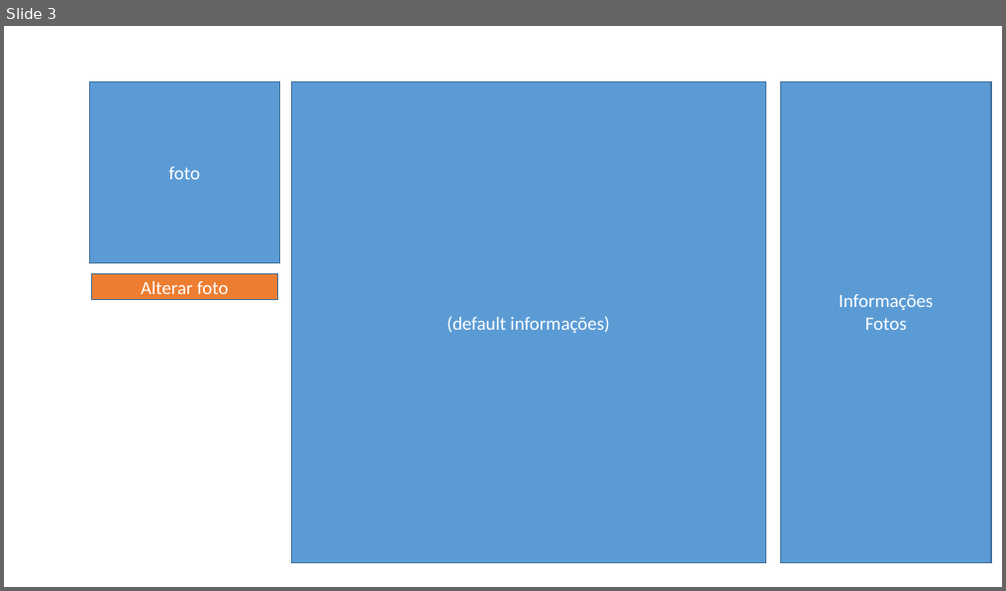
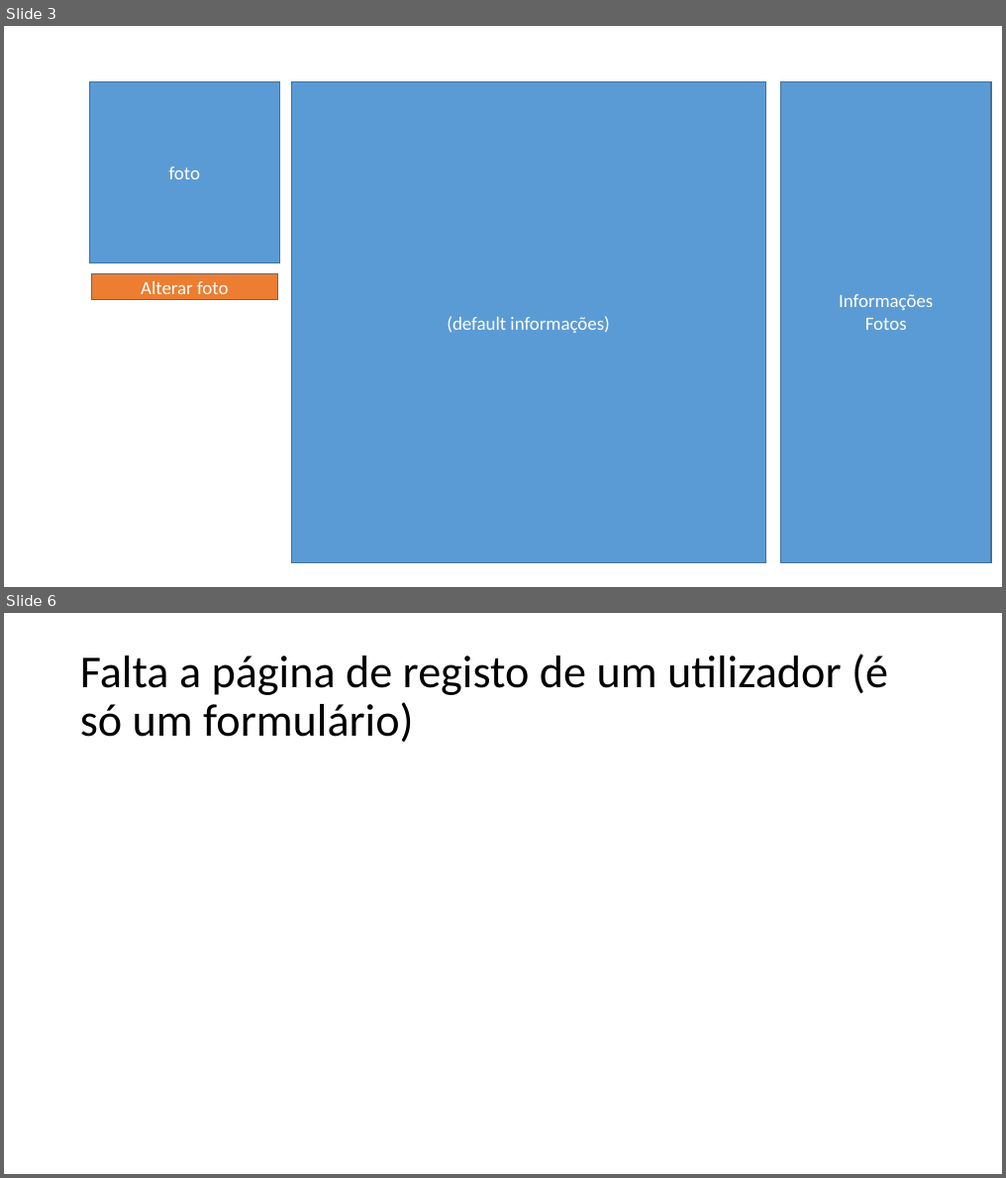
Before and after one commit to andreiacarodrigues/FEUP-LTW, a slide deck: Resources/ltw.odp. Shown one above the other, each under a label of ours: slide 3 before the commit, slides 3 and 6 after it; the slides between them are not shown. The pictures are 1006x591 and 1006x1178 pixels, drawn with LibreOffice and Linux fonts; fonts in the diff are those of the drawing. Boxes give left, top, right and bottom in pixels: in the first picture for what was removed or moved away, otherwise in the second. Text is boxed around its words. In the diff, an @@ line names an element or a change of style, - is before the commit and + after.

```diff
--- a/Resources/ltw.odp
+++ b/Resources/ltw.odp
@@ slide 6 added at <box>4,613,1002,1174</box>, background #FFFFFF @@
@@ title added at <box>80,654,888,742</box>, 44 pt, text #000000 @@
+Falta a página de registo de um utilizador (é só um formulário)
```
Also in this commit, not shown: 2 slides changed, 3 other files.
